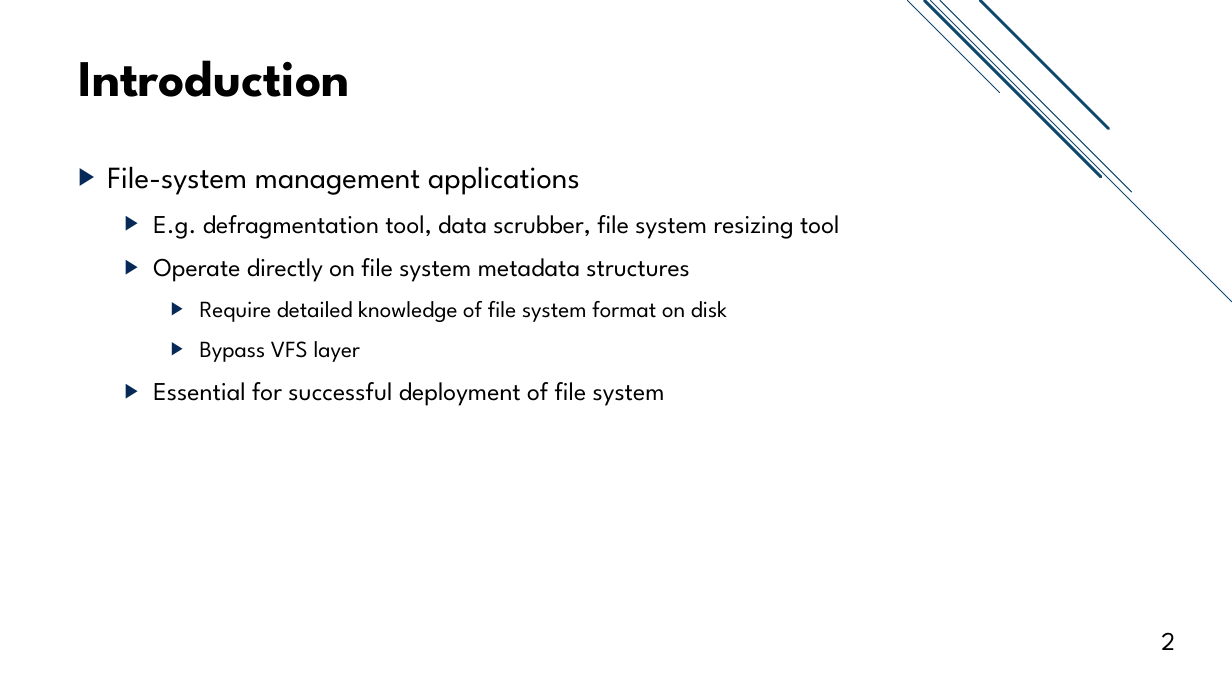
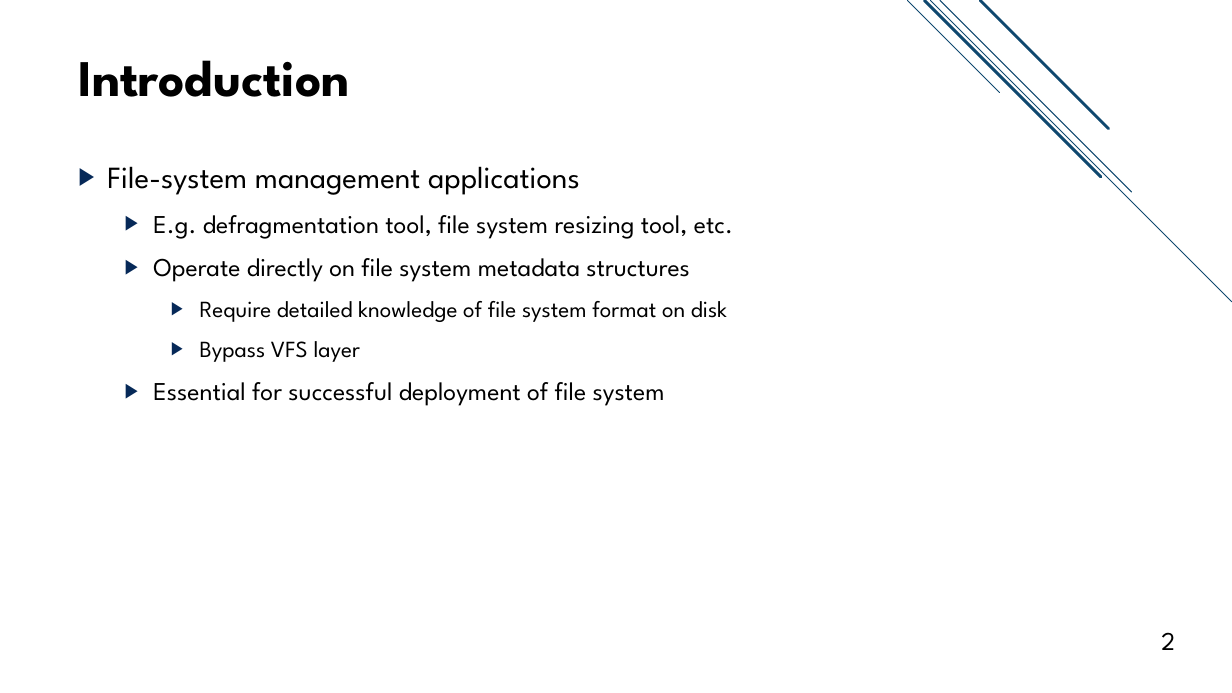
Before and after one commit to jacksun007/evfs-paper, a slide deck: slide 2 of slide/evfs_talk.pptx. Drawn at 1232x693 pixels with LibreOffice and Linux fonts; fonts in the diff are those of the drawing. Boxes give left, top, right and bottom in pixels: in the first picture for what was removed or moved away, otherwise in the second. Text is boxed around its words. In the diff, an @@ line names an element or a change of style, - is before the commit and + after.

```diff
--- a/slide/evfs_talk.pptx
+++ b/slide/evfs_talk.pptx
@@ text at (153,215,733,239): text changed @@
-  ▶ E.g. defragmentation tool, data scrubber, file system resizing tool
+  ▶ E.g. defragmentation tool, file system resizing tool, etc.
```
Also in this commit, not shown: 10 other slides changed, 16 slides added, 2 slides removed.
